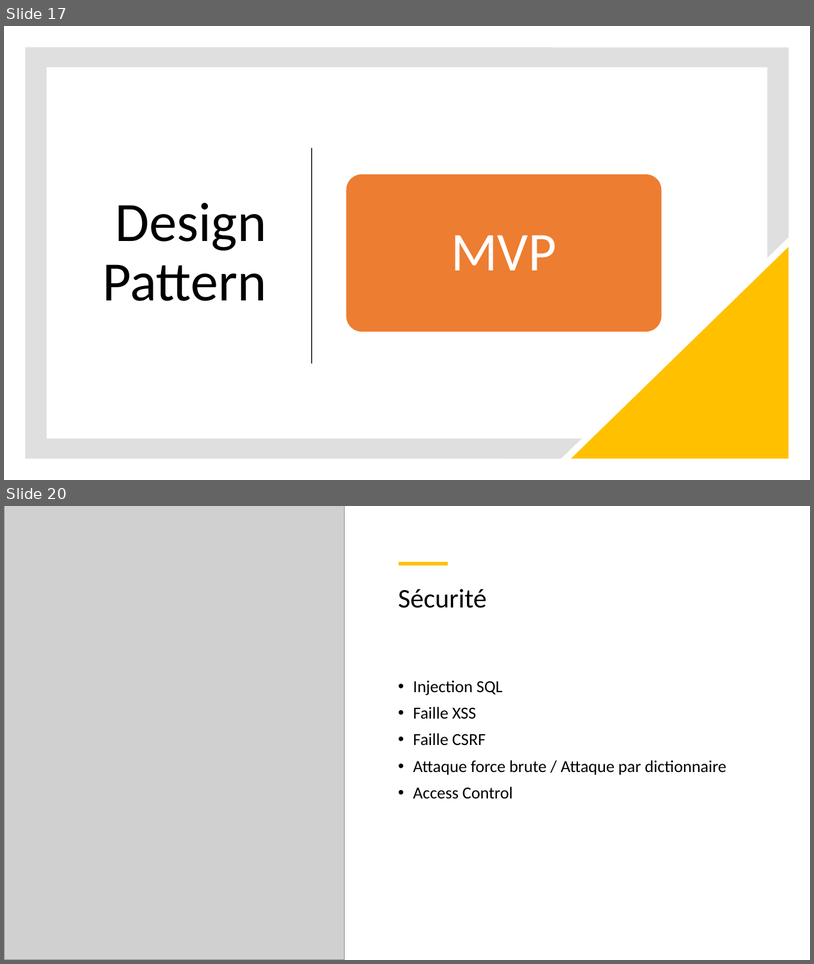
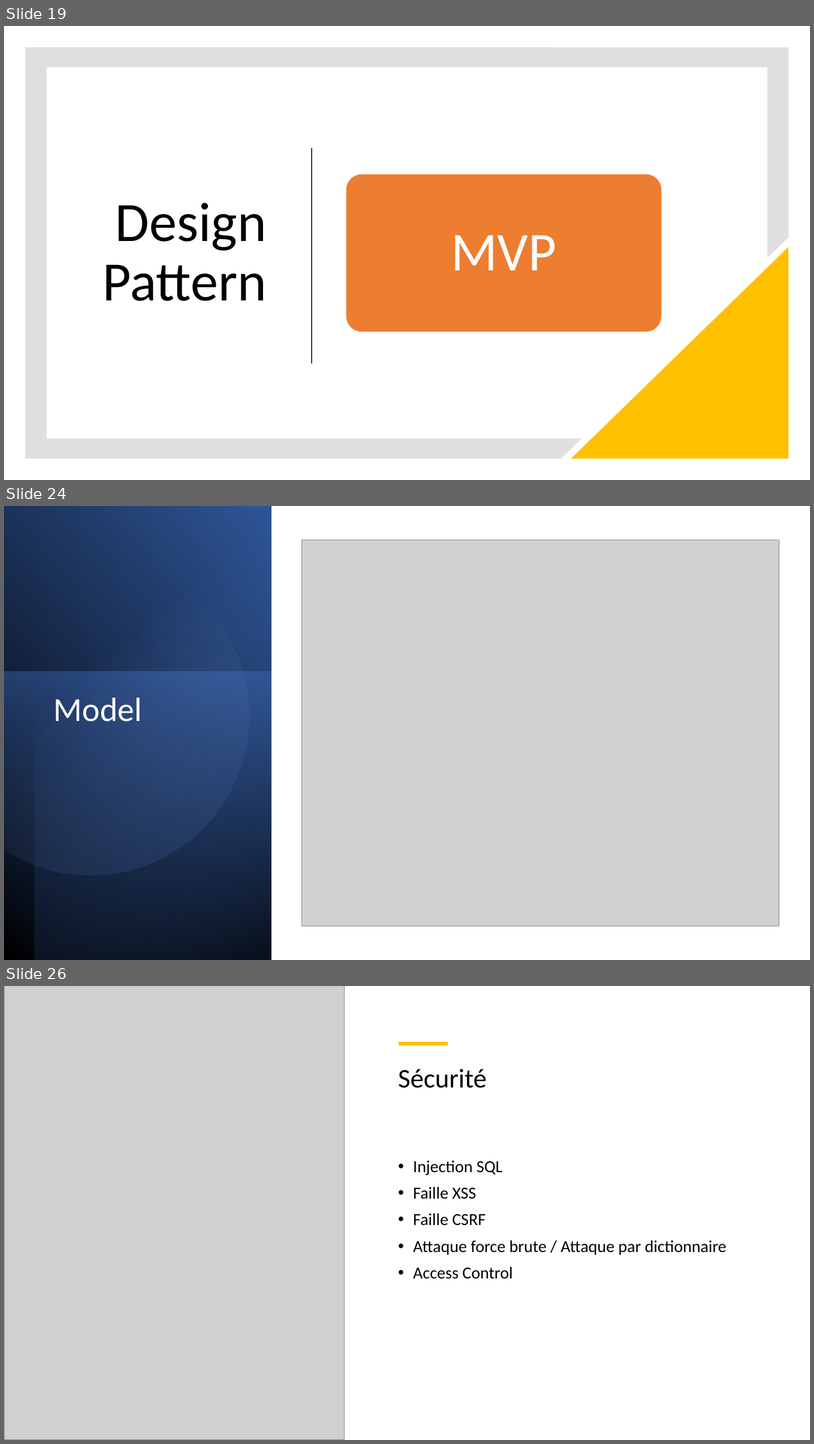
Before and after one commit to KrouriB/ProjetFightingGame, a slide deck: The Litlle Fighting.pptx. Shown one above the other, each under a label of ours: slides 17 and 20 before the commit, slides 19, 24 and 26 after it; the slides between them are not shown. The pictures are 814x964 and 814x1444 pixels, drawn with LibreOffice and Linux fonts; fonts in the diff are those of the drawing; grey boxes stand for pictures. Boxes give left, top, right and bottom in pixels: in the first picture for what was removed or moved away, otherwise in the second. Text is boxed around its words. In the diff, an @@ line names an element or a change of style, - is before the commit and + after.

```diff
--- a/The Litlle Fighting.pptx
+++ b/The Litlle Fighting.pptx
@@ slide 24 added at [4,506,810,960], background #FFFFFF @@
@@ rectangle added at [4,506,272,960], fill gradient #000000 to #2F5597 @@
@@ rectangle added at [34,506,272,960], fill gradient #000000 to #4472C4 @@
@@ freeform shape added at [4,537,278,903], fill gradient #8FAADC to #2F5597 @@
@@ picture added at [302,540,780,926] @@
@@ rectangle added at [4,672,272,960], fill gradient #4472C4 to #203864 @@
@@ title added at [54,697,142,721], 40 pt, text #FFFFFF @@
+Model
@@ what was slide 17 is now slide 19 @@
@@ what was slide 20 is now slide 26 @@
```
Also in this commit, not shown: 2 slides changed, 7 other slides added, 2 slides removed, 1 other file.
